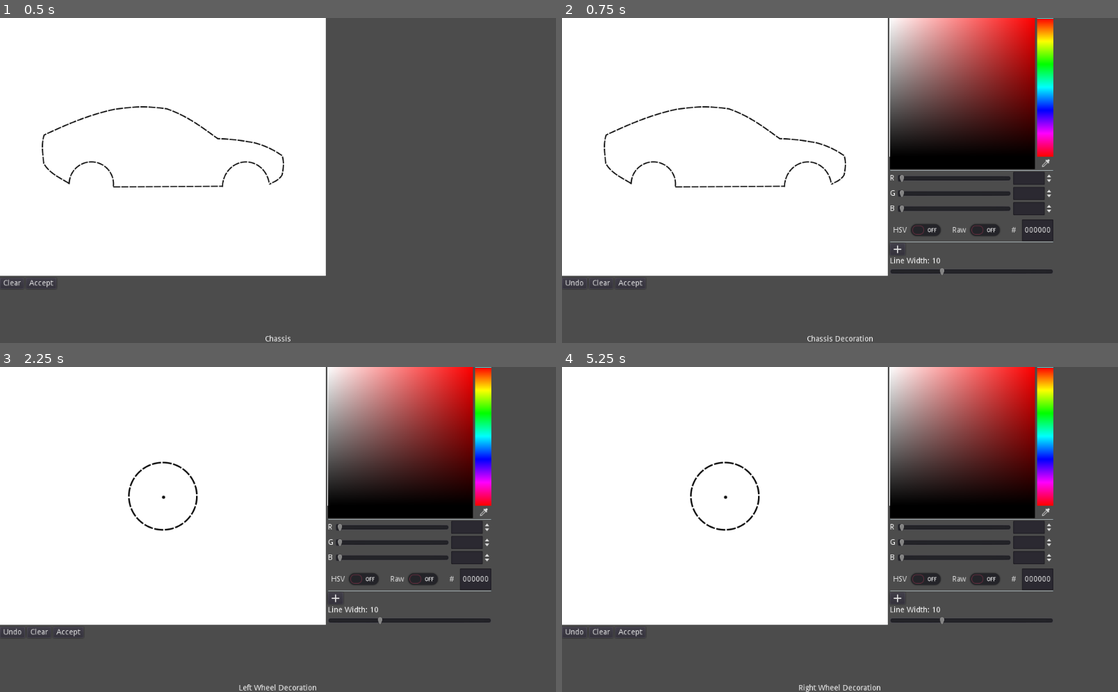
Above: before the commit, frames 1-4 (two rows, left to right).
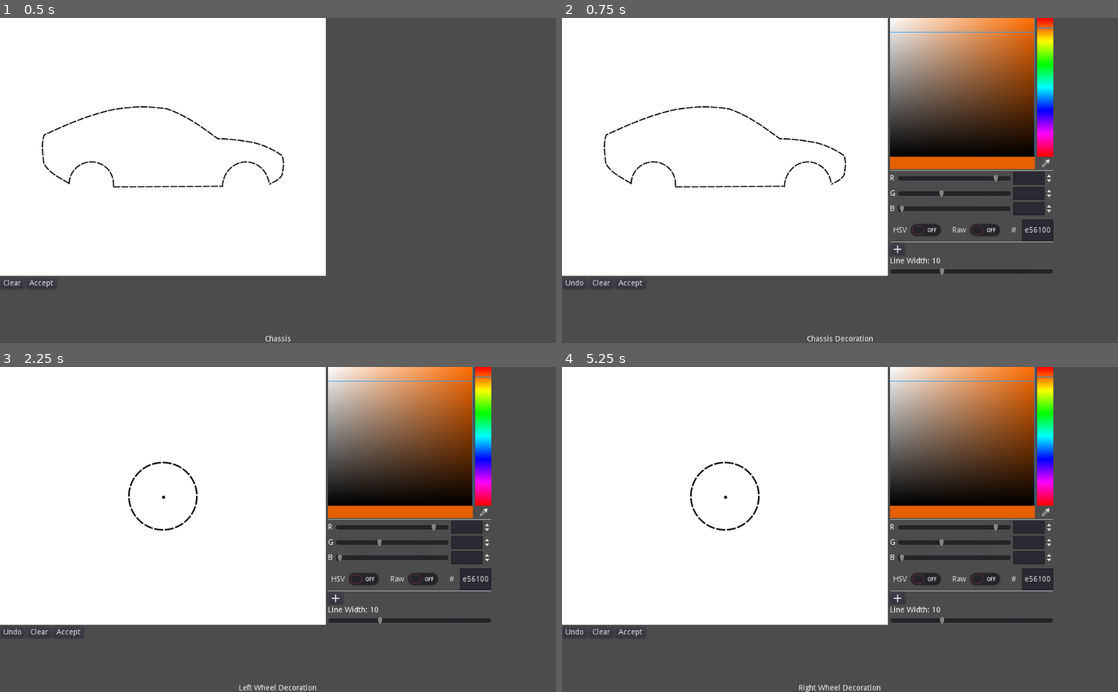
Above: after the commit, the same moments.

Repository: uspgamedev/Blueprint-Blast
Game: Godot game, scene res://canvas/Editor.tscn
The game is run twice, just before and just after one commit, with the same random seed, the same clock (stepped at 60 frames per second) and the same inputs.
Inputs (mouse positions are in pixels of both pictures, inside the frame that each line leads up to):
- Up to frame 1 (0.5 s): no input
- Up to frame 2 (0.75 s): click "Accept" at 0.5 s
- Up to frame 3 (2.25 s): click "Accept" at 1.25 s; click "Accept" at 2 s
- Up to frame 4 (5.25 s): click "Accept" at 2.75 s; click "Clear" at 3.5 s; tap Enter at 4.25 s; move the mouse to (962, 513) at 4.27 s; press the mouse at (962, 513) at 4.28 s; hold Right (ui_right) 4.28-5.03 s; tap Space (shoot) at 5 s; move the mouse to (728, 545) at 5.02 s; release the mouse at (728, 545) at 5.03 s; hold A (reverse) from 5.03 s (still down); tap S (rotate_clockwise) at 5.1 s

Frame 1 is identical in both runs. In frame 2, 6.1% of the frame differs, in the area x 58-89%, y 0-67%; in frame 3, 6.1%; in frame 4, 6.1%.

Commit message:
Changed default color picker color

Diff:
--- a/project/canvas/DecorationEditor.tscn
+++ b/project/canvas/DecorationEditor.tscn
@@ -31,7 +31,7 @@
 [node name="ColorPicker" type="ColorPicker" parent="VBoxContainer/HBoxContainer2/VBoxContainer2"]
 margin_right = 290.0
 margin_bottom = 438.0
-color = Color( 0, 0, 0, 1 )
+color = Color( 0.898039, 0.380392, 0, 1 )
 edit_alpha = false
 
 [node name="LineWidth" type="Label" parent="VBoxContainer/HBoxContainer2/VBoxContainer2"]
